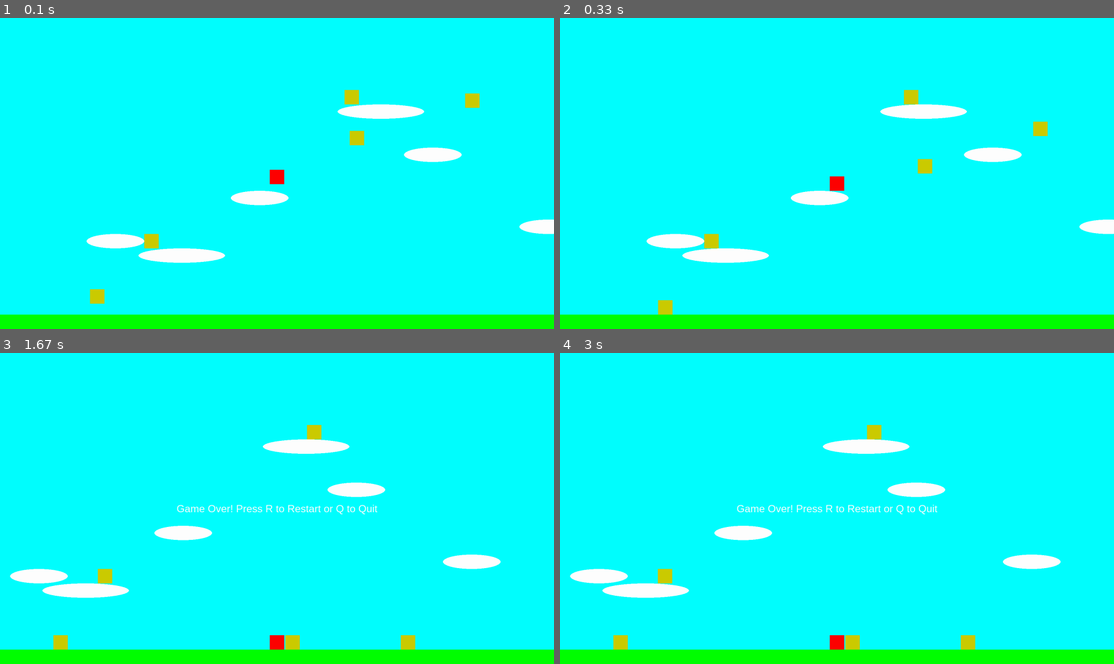
Above: before the commit, frames 1-4 (two rows, left to right).
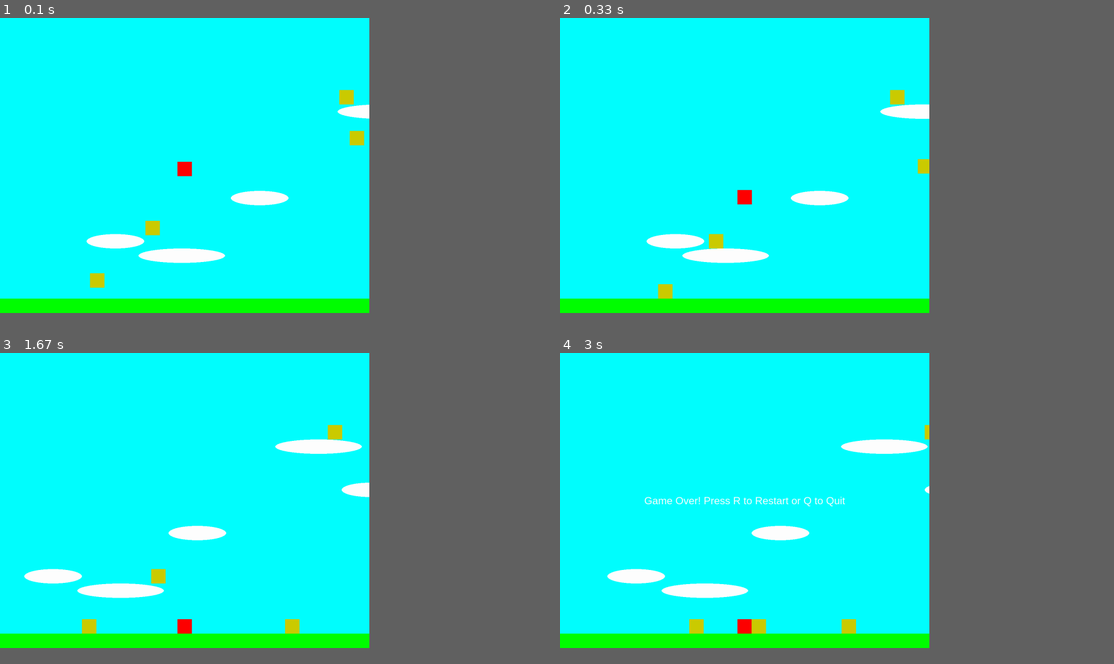
Above: after the commit, the same moments.

Repository: vilaca/pygame-test
Game: pygame game, started from super_mario.py
The game is run twice, just before and just after one commit, with the same random seed, the same clock (stepped at 60 frames per second) and the same inputs.
Inputs:
- Up to frame 1 (0.1 s): no input
- Up to frame 2 (0.33 s): no input
- Up to frame 3 (1.67 s): hold Right 0.33-0.8 s; hold Right 0.83-1.3 s; hold Left from 1.33 s (still down)
- Up to frame 4 (3 s): release Left at 1.87 s; hold Left 1.9-2.3 s; hold Right 2.33-2.97 s
The window is 900x506 before the commit and 600x480 after it. Grey fills any space a smaller window leaves; there, only what the larger window draws over its background counts as a difference.

The runs differ from the first frame. In frame 1, 10% of the frame differs, in the area x 0-100%, y 23-100%; in frame 2, 9.8%; in frame 3, 11%; in frame 4, 13%.

Commit message:
fix travelling in cloud, switch to fullscreen

Diff:
--- a/super_mario.py
+++ b/super_mario.py
@@ -5,8 +5,8 @@
 pygame.init()
 
 # Constants
-SCREEN_WIDTH = 1920
-SCREEN_HEIGHT = 1080
+SCREEN_WIDTH = 1280
+SCREEN_HEIGHT = 1024
 GAME_WIDTH = SCREEN_WIDTH * 8  # Extended game area
 FPS = 60
 
@@ -18,7 +18,8 @@
 WHITE = (255, 255, 255)
 
 # Screen setup
-screen = pygame.display.set_mode((SCREEN_WIDTH, SCREEN_HEIGHT))
+screen = pygame.display.set_mode((SCREEN_WIDTH, SCREEN_HEIGHT), pygame.FULLSCREEN)
+SCREEN_WIDTH, SCREEN_HEIGHT = screen.get_size()
 pygame.display.set_caption("Super Mario Bros")
 
 # Clock and Font
@@ -256,7 +257,7 @@
             delta_x = platform.update()
             for entity in [player] + [foe for foe in foes]:
                 if entity.on_moving_platform == platform:
-                    entity.rect.x += delta_x
+                    entity.rect.x += delta_x * 2
 
         camera.update(player)
 
